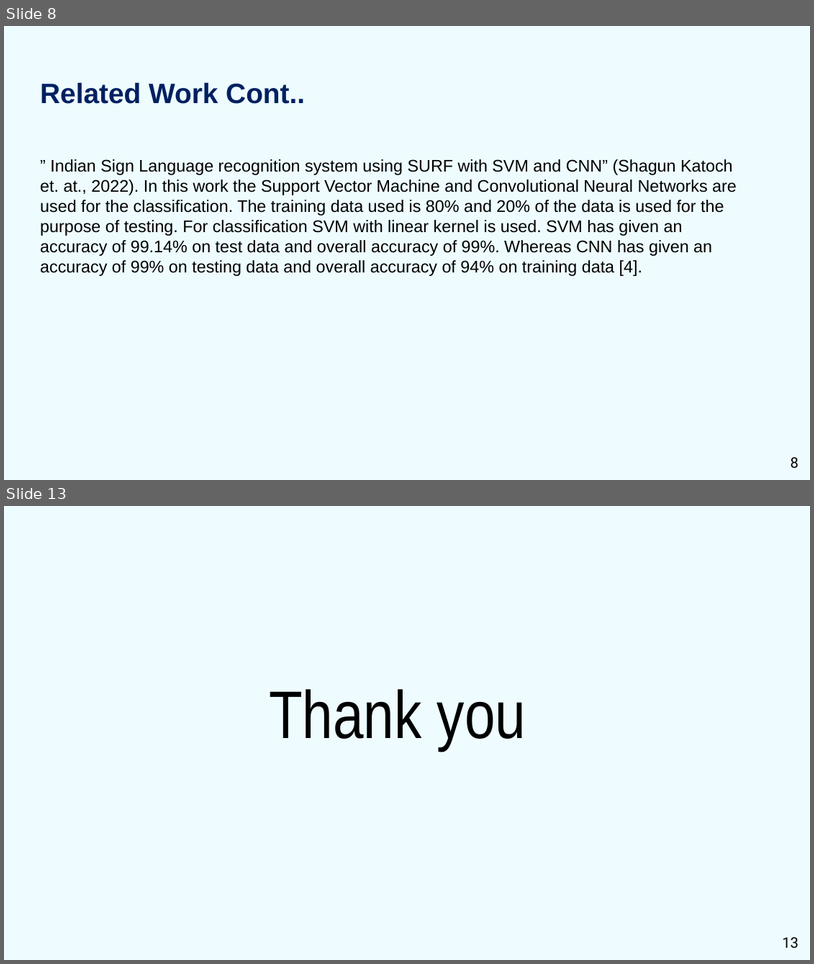
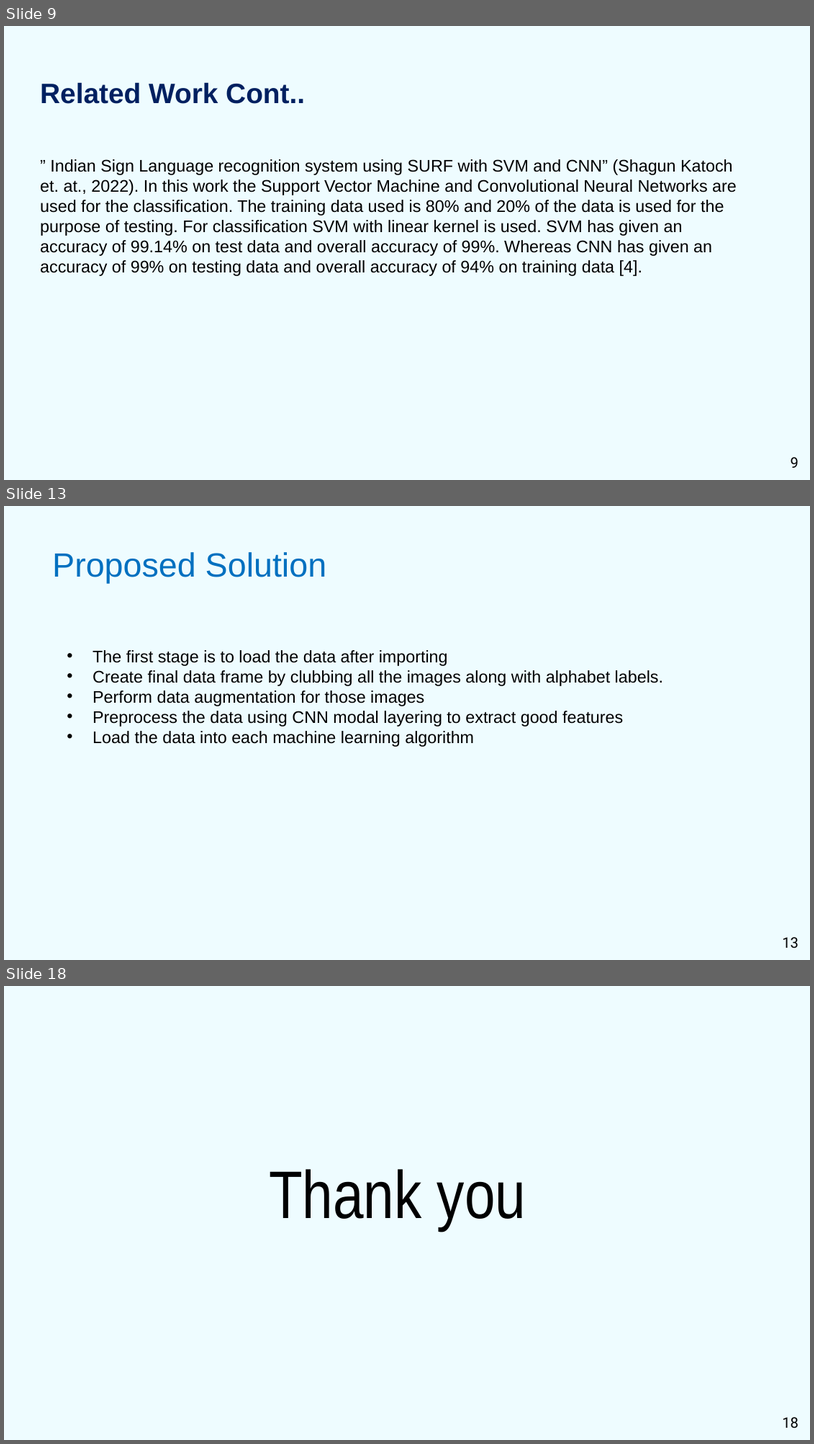
Before and after one commit to Sasank09/CS5710_13469, a slide deck: Sign Language for Alphabets/SLRS_PPT.pptx. Shown one above the other, each under a label of ours: slides 8 and 13 before the commit, slides 9, 13 and 18 after it; the slides between them are not shown. The pictures are 814x964 and 814x1444 pixels, drawn with LibreOffice and Linux fonts; fonts in the diff are those of the drawing. Boxes give left, top, right and bottom in pixels: in the first picture for what was removed or moved away, otherwise in the second. Text is boxed around its words. In the diff, an @@ line names an element or a change of style, - is before the commit and + after.

```diff
--- a/Sign Language for Alphabets/SLRS_PPT.pptx
+++ b/Sign Language for Alphabets/SLRS_PPT.pptx
@@ slide 13 added at (4, 506, 810, 960), background #EEFCFF @@
@@ title added at (52, 552, 327, 583), 30 pt, text #0070C0 @@
+Proposed Solution
@@ text added at (93, 650, 664, 746), 15 pt, text #000000 @@
+• The first stage is to load the data after importing
+• Create final data frame by clubbing all the images along with alphabet labels.
+• Perform data augmentation for those images
+• Preprocess the data using CNN modal layering to extract good features
+• Load the data into each machine learning algorithm
@@ page number added at (782, 937, 799, 948), 13 pt, text #000000 @@
+13
@@ what was slide 8 is now slide 9 @@
@@ page number at (791, 457, 799, 467): text changed @@
-8
+9
@@ what was slide 13 is now slide 18 @@
@@ page number at (782, 1417, 799, 1428): text changed @@
-13
+18
```
Also in this commit, not shown: 6 slides changed, 5 other slides added, 1 slide removed.
